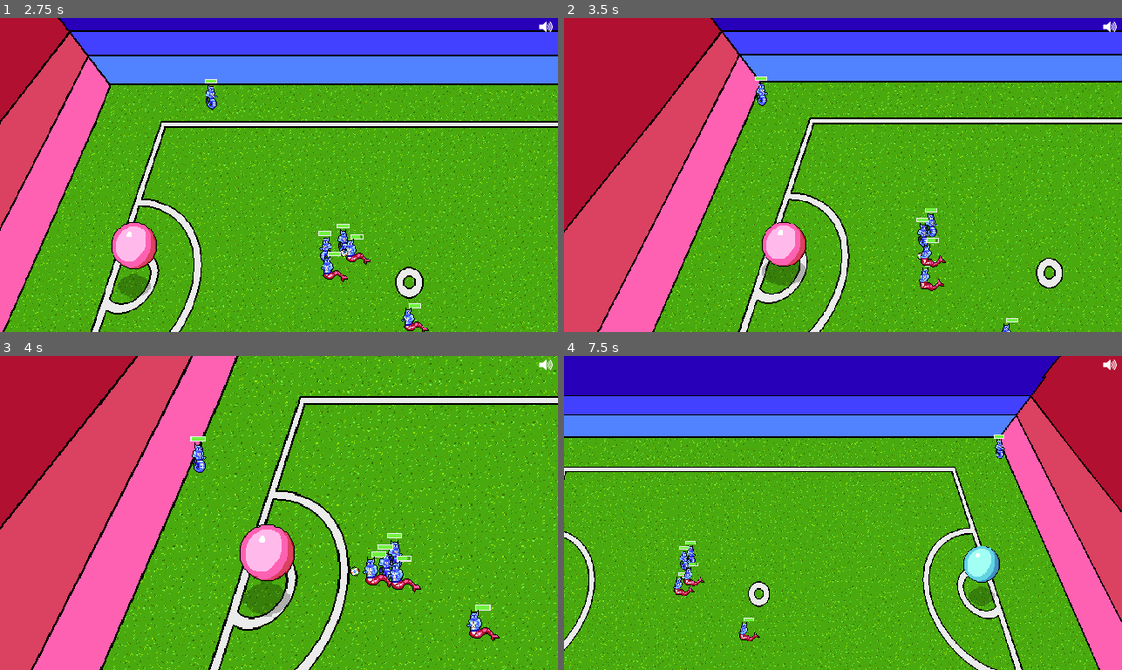
Above: before the commit, frames 1-4 (two rows, left to right).
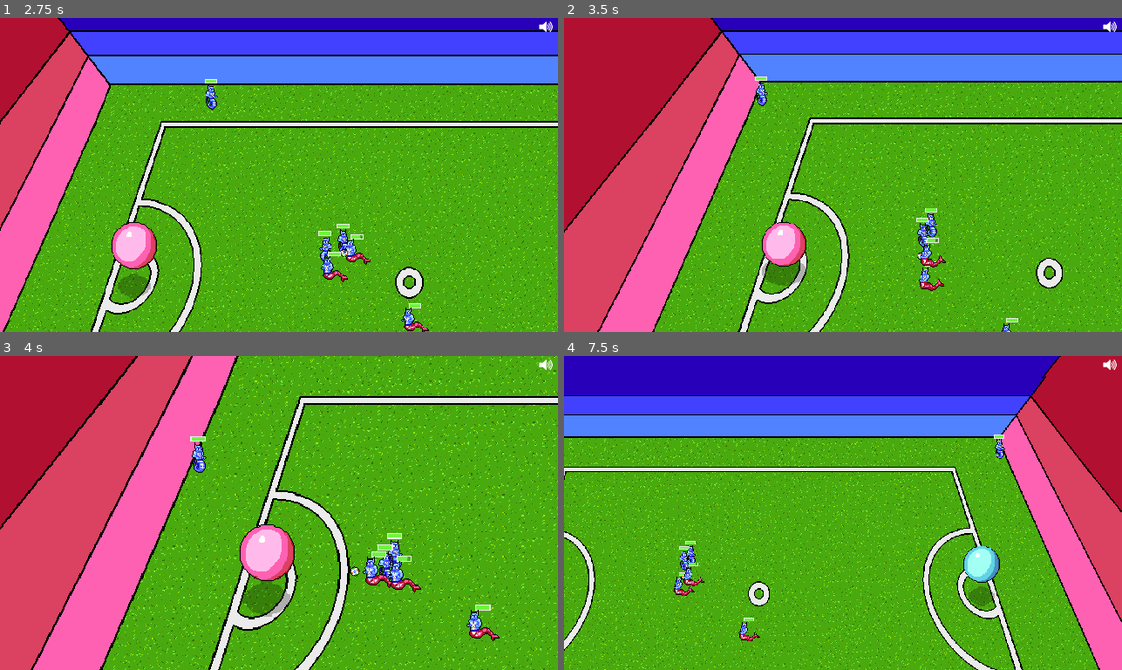
Above: after the commit, the same moments.

Repository: gamkedo-la/Elementaball
Game: Godot game, scene res://Node2D.tscn
The game is run twice, just before and just after one commit, with the same random seed, the same clock (stepped at 60 frames per second) and the same inputs.
Inputs:
- Up to frame 1 (2.75 s): hold Up (ui_up) 0.53-2.03 s; hold Left (ui_left) from 2.03 s (still down)
- Up to frame 2 (3.5 s): keep holding Left (ui_left)
- Up to frame 3 (4 s): release Left (ui_left) at 3.53 s; hold Down (ui_down) from 3.53 s (still down)
- Up to frame 4 (7.5 s): release Down (ui_down) at 4.28 s; hold Right (ui_right) 4.28-5.03 s; hold Up (ui_up) 5.03-5.78 s; hold Right (ui_right) from 5.78 s (still down)

Frame 1 is identical in both runs. In frame 2, 0.4% of the frame differs, in the area x 6-100%, y 9-100%; in frame 3, 0.2%; in frame 4, less than 0.1%.

Commit message:
Out of bounds AI for throw-ins (still buggy)

Diff:
--- a/Field and Equipment/Ball.gd
+++ b/Field and Equipment/Ball.gd
@@ -2,6 +2,8 @@
 
 #Variables to signal what the player is doing
 var groundball = true
+var outOfBounds = false
+var throwingIn = false
 var dribbling = false
 var kicking = false
 var attacker
@@ -23,6 +25,7 @@
 var enemyPossession = false
 var possessionNode
 var playerInPossession
+var lastInPossession
 onready var controllingPlayer = get_node("../Player")
 
 export var kickSpeed = 1
@@ -65,6 +68,7 @@
 func set_possession(player):
 	playerInPossession = player
 	if player != null:
+		lastInPossession = player
 		possessionNode = player.get_node("ThingsToFlip/Position2D")
 		if player in get_tree().get_nodes_in_group("player_team"):
 			dribbling = true
@@ -196,7 +200,7 @@
 
 
 func out_of_bounds():
-	get_tree().change_scene(get_tree().current_scene.filename)
+	SceneController.emit_signal("outOfBounds")
 
 func score_goal():
 	get_tree().change_scene(get_tree().current_scene.filename)
@@ -230,18 +234,18 @@
 	set_linear_velocity((possibleShots[shotIndex] - self.global_position) * kickSpeed)
 	apply_torque_impulse(rng.randf_range(500, 2000))
 
-func _on_PassMenu_id_pressed(id):
+func _on_PassMenu_id_pressed(id, kicker):
 	initialize_kick(id)
 
-	var openTeammates = get_tree().get_nodes_in_group(attacker.myTeam)
+	var openTeammates = get_tree().get_nodes_in_group(kicker.myTeam)
 	for player in openTeammates:
-		if player == attacker:
+		if player == kicker:
 			openTeammates.erase(player)
 	var nearestMate
 	var mateDistance = 99999
 	for player in openTeammates:
-		if player.position.distance_to(attacker.position) < mateDistance:
-			mateDistance = player.position.distance_to(attacker.position)
+		if player.position.distance_to(kicker.position) < mateDistance:
+			mateDistance = player.position.distance_to(kicker.position)
 			nearestMate = player
 
 	var rng = RandomNumberGenerator.new()
@@ -367,10 +371,14 @@
 	return damageReduction
 
 func _on_Boundary_Line_body_entered(body):
-	if body.is_in_group("all_players") and body.inPossession:
-		out_of_bounds()
-	if body == self:
-		out_of_bounds()
+	if throwingIn and outOfBounds:
+		outOfBounds = false
+
+	if not outOfBounds:
+		if body.is_in_group("all_players") and body.inPossession:
+			out_of_bounds()
+		if body == self:
+			out_of_bounds()
 
 
 func _on_GoalBoundaryDetector_body_entered(body):
--- a/Node2D.tscn
+++ b/Node2D.tscn
@@ -305,14 +305,6 @@
 "boundary",
 ]]
 position = Vector2( -223.562, 82.9747 )
-rotation = 0.317148
-shape = SubResource( 14 )
-one_way_collision_margin = 4.8
-
-[node name="CollisionShape2D5" type="CollisionShape2D" parent="Boundary Line" groups=[
-"boundary",
-]]
-position = Vector2( -259.794, 86.5451 )
 rotation = 0.317148
 shape = SubResource( 14 )
 one_way_collision_margin = 4.8
@@ -360,6 +352,58 @@
 __meta__ = {
 "_edit_use_anchors_": false
 }
+
+[node name="Throw In Points" type="Node2D" parent="."]
+
+[node name="Position2D" type="Position2D" parent="Throw In Points" groups=[
+"throw_in_positions",
+]]
+position = Vector2( -192.55, -84.9487 )
+
+[node name="Position2D2" type="Position2D" parent="Throw In Points" groups=[
+"throw_in_positions",
+]]
+position = Vector2( -285.41, 168.867 )
+
+[node name="Position2D3" type="Position2D" parent="Throw In Points" groups=[
+"throw_in_positions",
+]]
+position = Vector2( -23.7842, -162.921 )
+
+[node name="Position2D4" type="Position2D" parent="Throw In Points" groups=[
+"throw_in_positions",
+]]
+position = Vector2( 161.732, -162.921 )
+
+[node name="Position2D5" type="Position2D" parent="Throw In Points" groups=[
+"throw_in_positions",
+]]
+position = Vector2( 376.979, -156.975 )
+
+[node name="Position2D6" type="Position2D" parent="Throw In Points" groups=[
+"throw_in_positions",
+]]
+position = Vector2( 528.008, -84.4337 )
+
+[node name="Position2D7" type="Position2D" parent="Throw In Points" groups=[
+"throw_in_positions",
+]]
+position = Vector2( 604.117, 193.841 )
+
+[node name="Position2D8" type="Position2D" parent="Throw In Points" groups=[
+"throw_in_positions",
+]]
+position = Vector2( 456.655, 338.924 )
+
+[node name="Position2D9" type="Position2D" parent="Throw In Points" groups=[
+"throw_in_positions",
+]]
+position = Vector2( 170.057, 344.87 )
+
+[node name="Position2D10" type="Position2D" parent="Throw In Points" groups=[
+"throw_in_positions",
+]]
+position = Vector2( -162.921, 338.924 )
 
 [connection signal="id_pressed" from="Popup/KickMenu" to="Ball" method="_on_KickMenu_id_pressed"]
 [connection signal="id_pressed" from="Popup/PassMenu" to="Ball" method="_on_PassMenu_id_pressed"]
--- a/Players/AIPlayer.gd
+++ b/Players/AIPlayer.gd
@@ -25,6 +25,10 @@
 var possessionPosition
 var go2Secondary = false #Has receivers alternate between a primary and secondary position
 var timer
+
+var outOfBounds = false
+var throwInPlayer
+var throwInPoint
 
 export var fieldPosition : String
 var rng = RandomNumberGenerator.new()
@@ -62,6 +66,7 @@
 	SceneController.connect("controlling", self, "set_control")
 	SceneController.connect("tackling", self, "toggle_tackling")
 	SceneController.connect("blocking", self, "toggle_blocking")
+	SceneController.connect("outOfBounds", self, "out_of_bounds")
 	aniMachine = $AnimationTree["parameters/playback"]
 
 
@@ -98,7 +103,22 @@
 	get_node("Health Bar").update_healthbar(maxHP)
 
 func _physics_process(_delta):
-	if controlling == false and ball.selecting == false:
+	if outOfBounds:
+		if throwInPlayer == self:
+			self.position = throwInPoint
+			SceneController.emit_signal("inPossession", self)
+			if controlling == false:
+				yield(get_tree().create_timer(3.0), "timeout")
+				ball.throwingIn = true
+				try_pass()
+				outOfBounds = false
+
+		if onOffense:
+			get_in_position()
+
+		if onDefense:
+			defend_zone()
+	elif controlling == false and ball.selecting == false:
 
 		#If nobody has the ball, try to get it.
 		if !ball.playerInPossession:
@@ -212,6 +232,46 @@
 		controlling = true
 	else:
 		controlling = false
+
+func out_of_bounds():
+	if outOfBounds == false:
+		ball.outOfBounds = true
+		outOfBounds = true
+		var throwInTeam
+		if ball.lastInPossession.is_in_group("player_team"):
+			throwInTeam = "enemy_team"
+			if self.is_in_group("player_team"):
+				onDefense = true
+				onOffense = false
+			if self.is_in_group("enemy_team"):
+				onOffense = true
+				onDefense = false
+		else:
+			throwInTeam = "player_team"
+			if self.is_in_group("player_team"):
+				onDefense = false
+				onOffense = true
+			if self.is_in_group("enemy_team"):
+				onOffense = false
+				onDefense = true
+
+		var closestDistance = 9999
+		var closestPlayer
+		for player in get_tree().get_nodes_in_group(throwInTeam):
+			if player.position.distance_to(ball.position) < closestDistance:
+				closestDistance = player.position.distance_to(ball.position)
+				closestPlayer = player
+
+		throwInPlayer = closestPlayer
+
+		closestDistance = 9999
+		var closestPosition
+		for point in get_tree().get_nodes_in_group("throw_in_positions"):
+			if point.position.distance_to(ball.position) < closestDistance:
+				closestDistance = point.position.distance_to(ball.position)
+				closestPosition = point
+
+		throwInPoint = closestPosition.position
 
 func intercept():
 	if destination != ball.position and destination != ball.playerInPossession.position:
@@ -250,7 +310,7 @@
 	var rng = RandomNumberGenerator.new()
 	rng.randomize()
 	var moveChosen = rng.randi_range(0, ball.menuAbilities.size()-1)
-	ball._on_PassMenu_id_pressed(moveChosen)
+	ball._on_PassMenu_id_pressed(moveChosen, self)
 
 func find_receiver():
 	var openTeammates = get_tree().get_nodes_in_group(myTeam)
--- a/Scene Controller.gd
+++ b/Scene Controller.gd
@@ -5,6 +5,7 @@
 signal controlling(player)
 signal tackling(trueOrFalse)
 signal blocking(trueOrFalse)
+signal outOfBounds()
 
 #All the players on the field
 var playerCenter
